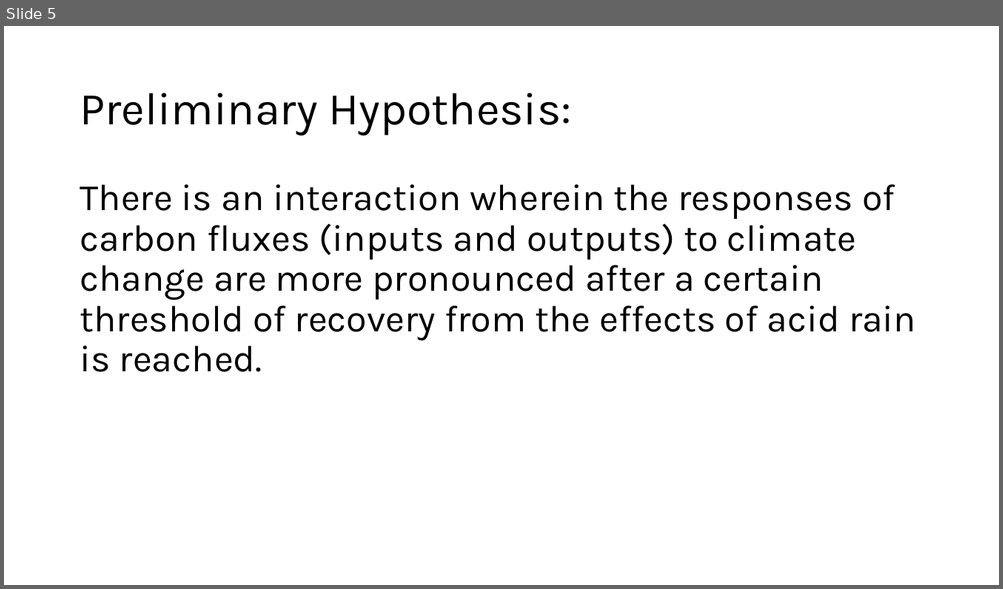
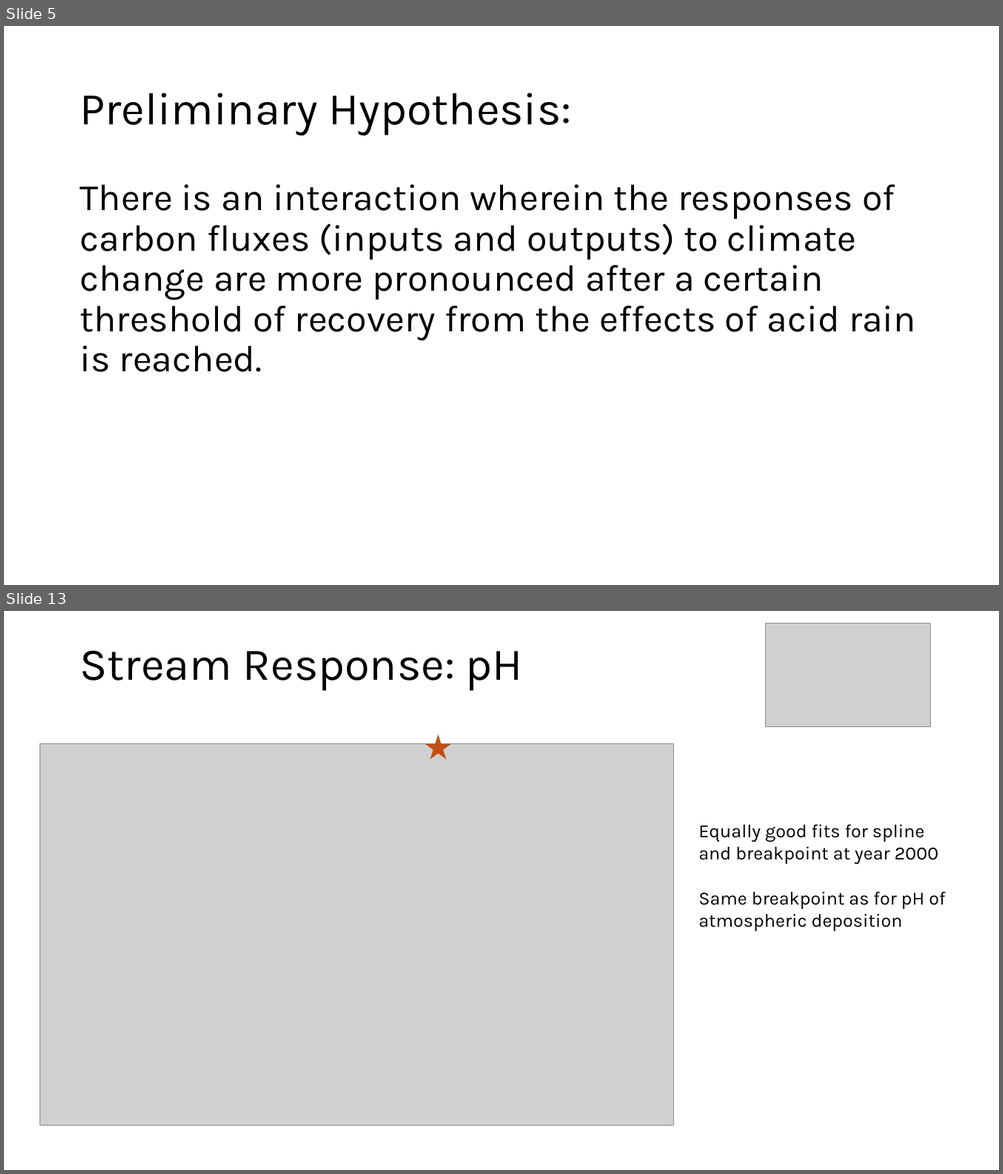
Before and after one commit to CaitlinPries/HB-Temporal-Carbon, a slide deck: Temporal C HB Meeting.pptx. Shown one above the other, each under a label of ours: slide 5 before the commit, slides 5 and 13 after it; the slides between them are not shown. The pictures are 1003x589 and 1003x1174 pixels, drawn with LibreOffice and Linux fonts; fonts in the diff are those of the drawing; grey boxes stand for pictures. Boxes give left, top, right and bottom in pixels: in the first picture for what was removed or moved away, otherwise in the second. Text is boxed around its words. In the diff, an @@ line names an element or a change of style, - is before the commit and + after.

```diff
--- a/Temporal C HB Meeting.pptx
+++ b/Temporal C HB Meeting.pptx
@@ slide 13 added at (x1=4, y1=611, x2=999, y2=1170), background #FFFFFF @@
@@ picture added at (x1=765, y1=623, x2=930, y2=726) @@
@@ title added at (x1=79, y1=650, x2=523, y2=691), 44 pt, text #000000 @@
+Stream Response: pH
@@ picture added at (x1=40, y1=743, x2=674, y2=1126) @@
@@ star added at (x1=428, y1=737, x2=449, y2=758), fill #C04F15, outline #C04F15 1.5 pt @@
@@ text added at (x1=698, y1=824, x2=945, y2=931), 18 pt, text #000000 @@
+Equally good fits for spline and breakpoint at year 2000
+Same breakpoint as for pH of atmospheric deposition
```
Also in this commit, not shown: 8 slides changed, 18 other slides added, 1 slide removed, 45 other files.
